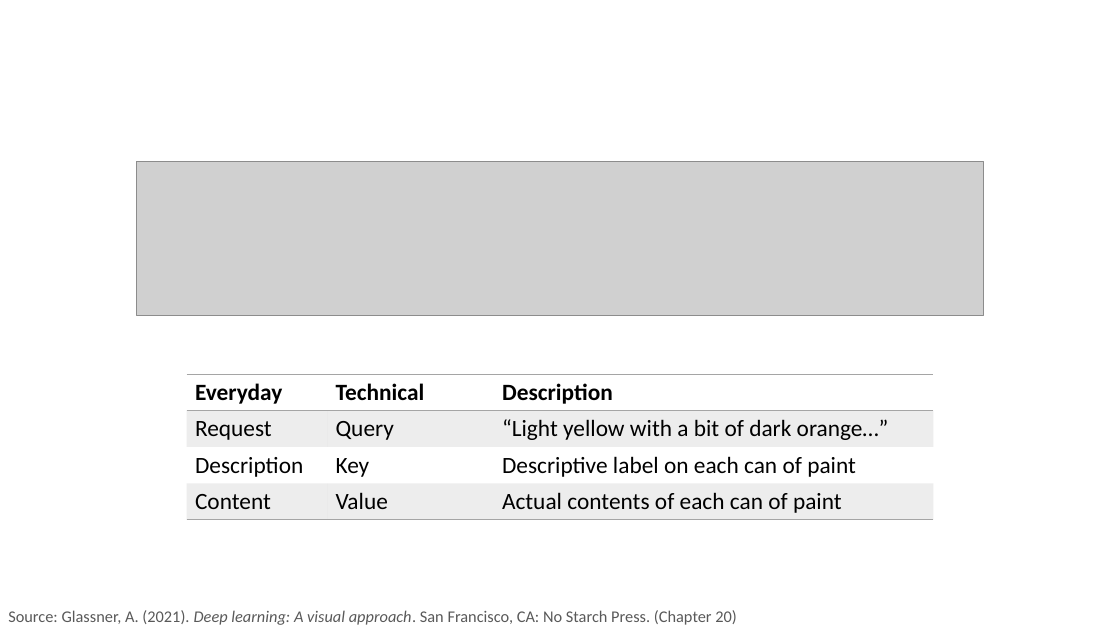
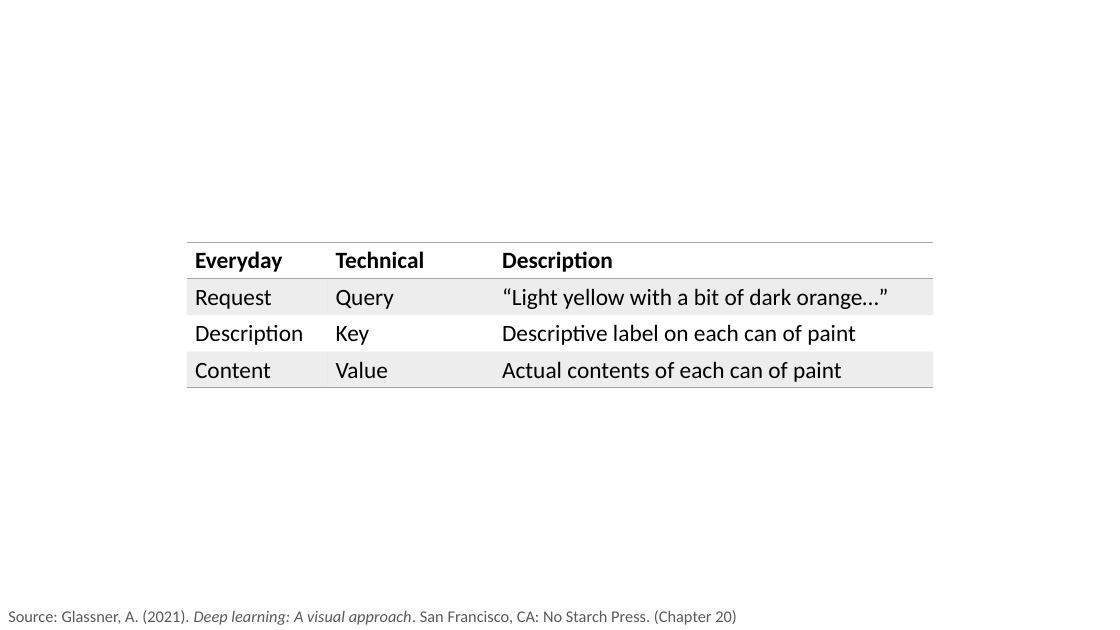
Before and after one commit to PracticumAI/transformers, a slide deck: slide 10 of presentations/02_transformers_attention.pptx (slide 7 before the commit). Drawn at 1120x630 pixels with LibreOffice and Linux fonts; fonts in the diff are those of the drawing; grey boxes stand for pictures. Boxes give left, top, right and bottom in pixels: in the first picture for what was removed or moved away, otherwise in the second. Text is boxed around its words. In the diff, an @@ line names an element or a change of style, - is before the commit and + after.

```diff
--- a/presentations/02_transformers_attention.pptx
+++ b/presentations/02_transformers_attention.pptx
@@ picture removed at <box>136,161,984,315</box> @@
@@ table: place and size @@
-table at <box>187,374,933,519</box>
+table at <box>187,242,933,387</box>
```
Also in this commit, not shown: 2 other slides changed, 2 slides added.
